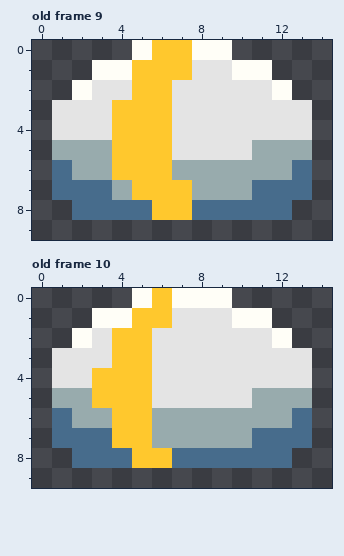
Pixel-art file, stored at resources/disc.aseprite. This is how it looked before the edit.
15x10 pixels, 13 frames. Shown: old frame 9, old frame 10. The commit also changed other frames, which this record leaves out.
Now the later version:
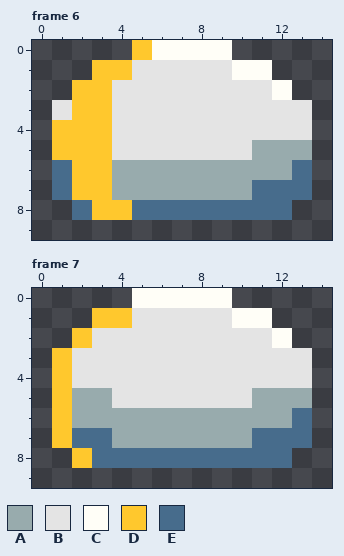
Palette (. is transparent): A #98abad  B #e4e4e4  C #fffef7  D #ffc82d  E #476c8c
Commit message: Reduce number of frames
What changed:
frames 13 -> 7
Changed rows in their new state; - is an unchanged pixel.
Frame 6 against old frame 9, layer "Layer 1":
first column x 1:
 0 ----DCC
 1 --DDBBB
 2 -DD-BB-
 3 -DDBBB-
 4 DDDBBB-
 5 DDDBBB-
 6 -DDAAA-
 7 -DD-AAA
 8 --DD-EE
Frame 7 against old frame 10, layer "Layer 1":
first column x 1:
 0 -----C
 1 --DDBB
 2 -D-BB-
 3 D--BB-
 4 D-BBB-
 5 D-ABB-
 6 D--AA-
 7 D--AA-
 8 -D--EE
Changed places in both pictures, as pixel boxes (x1, y1, x2, y2):
changed: (52, 40, 192, 220)
changed: (52, 288, 172, 468)
